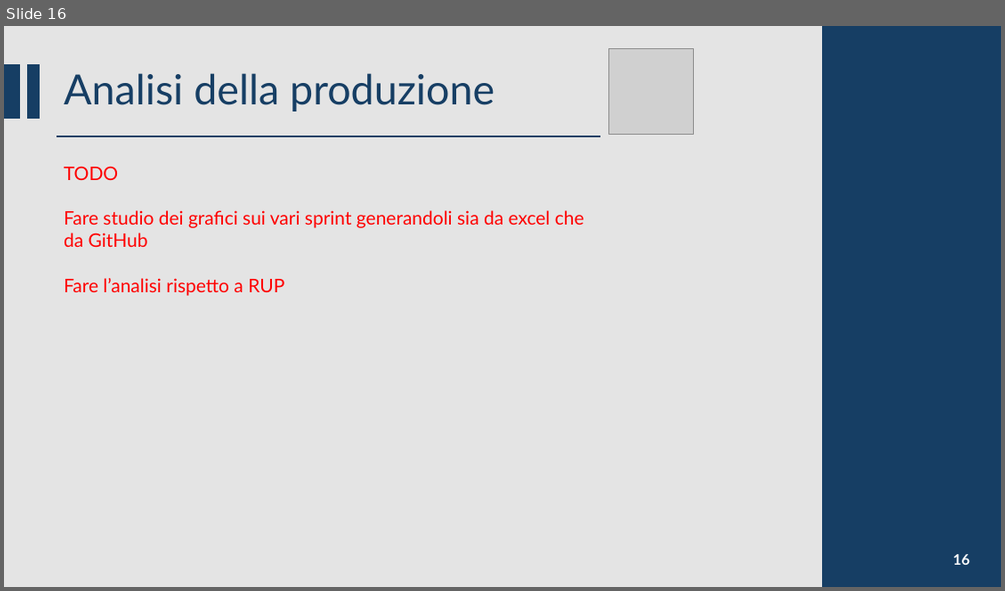
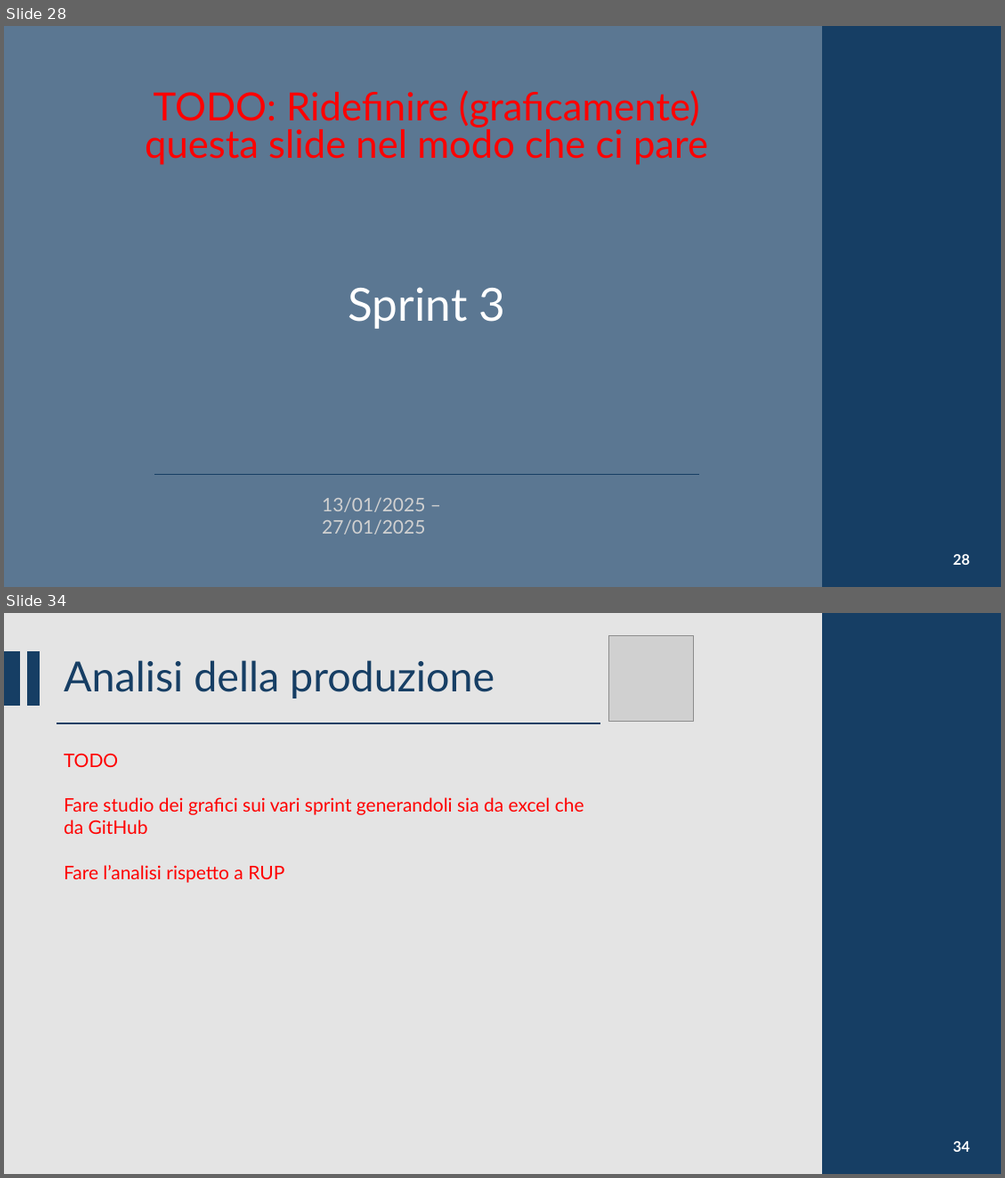
Before and after one commit to CSW-Teams/MS3-docs, a slide deck: ShiftsHappen/Sprint 5/CSW Sprint 5.pptm. Shown one above the other, each under a label of ours: slide 16 before the commit, slides 28 and 34 after it; the slides between them are not shown. The pictures are 1005x591 and 1005x1178 pixels, drawn with LibreOffice and Linux fonts; fonts in the diff are those of the drawing; grey boxes stand for pictures. Boxes give left, top, right and bottom in pixels: in the first picture for what was removed or moved away, otherwise in the second. Text is boxed around its words. In the diff, an @@ line names an element or a change of style, - is before the commit and + after.

Commit message:
Added slides for Sprint 1

```diff
--- a/ShiftsHappen/Sprint 5/CSW Sprint 5.pptm
+++ b/ShiftsHappen/Sprint 5/CSW Sprint 5.pptm
@@ slide 28 added at [4,26,1001,587], background #163E64 at 70% opacity @@
@@ rectangle added at [823,26,1001,587], fill #163E64, outline #163E64 1.5 pt @@
@@ text added at [145,90,708,165], 37.4 pt, text #FF0000 @@
+TODO: Ridefinire (graficamente) questa slide nel modo che ci pare
@@ title added at [348,287,506,329], 44 pt, text #FFFFFF @@
+Sprint 3
@@ line added from (155, 474) to (699, 474), #163E64 1.5 pt @@
@@ text added at [322,497,425,534], 18 pt, text #D1D1D1 @@
+13/01/2025 – 27/01/2025
@@ page number added at [953,554,970,564], 14 pt, text #FFFFFF, bold @@
+28
@@ what was slide 16 is now slide 34 @@
@@ page number at [953,1141,970,1151]: text changed @@
-16
+34
```
Also in this commit, not shown: 9 slides changed, 17 other slides added, 1 other file.
